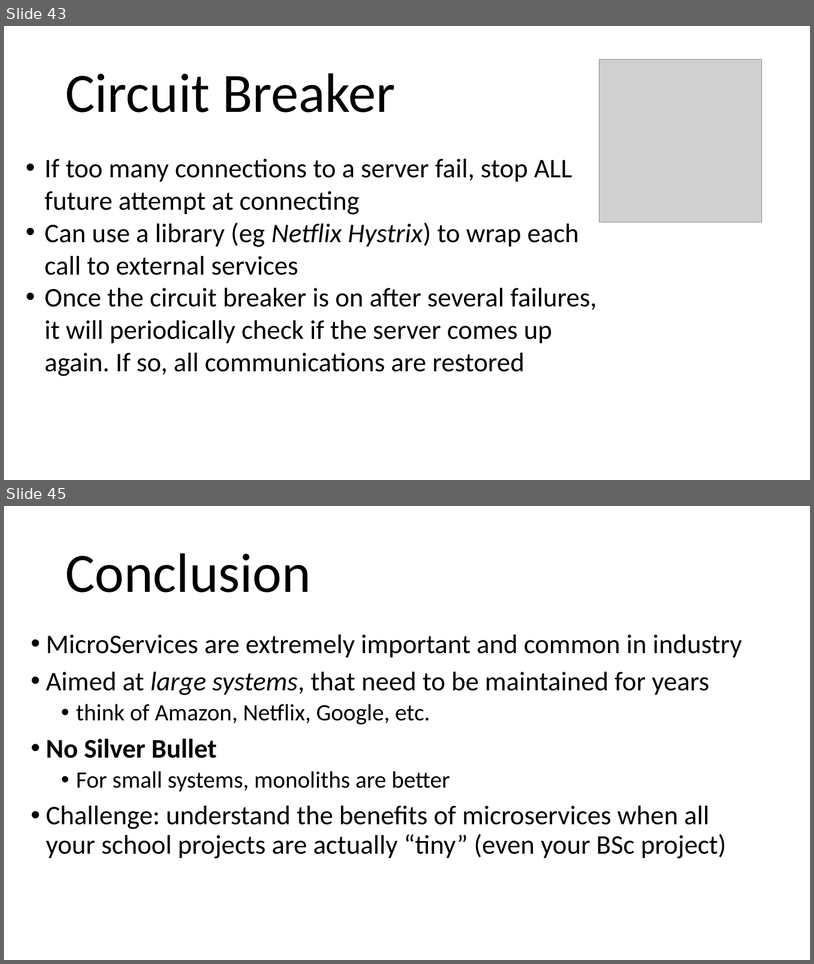
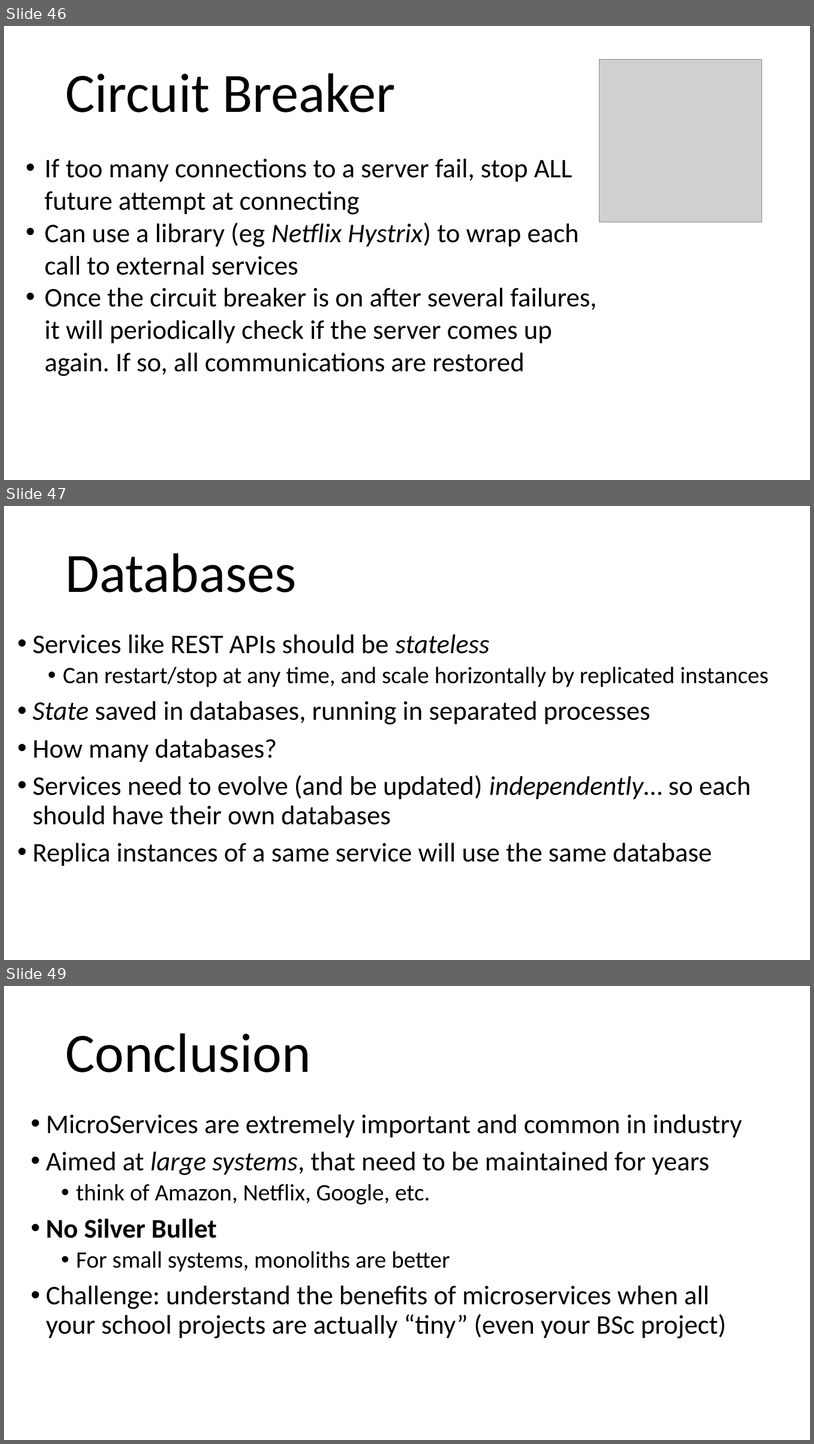
Before and after one commit to arcuri82/testing_security_development_enterprise_systems, a slide deck: doc/advanced/slides/lesson_10.pptx. Shown one above the other, each under a label of ours: slides 43 and 45 before the commit, slides 46, 47 and 49 after it; the slides between them are not shown. The pictures are 814x964 and 814x1444 pixels, drawn with LibreOffice and Linux fonts; fonts in the diff are those of the drawing; grey boxes stand for pictures. Boxes give left, top, right and bottom in pixels: in the first picture for what was removed or moved away, otherwise in the second. Text is boxed around its words. In the diff, an @@ line names an element or a change of style, - is before the commit and + after.

Commit message:
12-app and database

```diff
--- a/doc/advanced/slides/lesson_10.pptx
+++ b/doc/advanced/slides/lesson_10.pptx
@@ slide 47 added at (4,506,810,960), background #FFFFFF @@
@@ title added at (65,553,296,592), 66 pt, text #000000 @@
+Databases
@@ text added at (33,634,769,866), 32 pt, text #000000 @@
+• Services like REST APIs should be stateless
+  • Can restart/stop at any time, and scale horizontally by replicated instances
+• State saved in databases, running in separated processes
+• How many databases?
+• Services need to evolve (and be updated) independently… so each should have their own databases
+• Replica instances of a same service will use the same database
@@ what was slide 43 is now slide 46 @@
@@ what was slide 45 is now slide 49 @@
```
Also in this commit, not shown: 3 other slides added, 2 other files.
